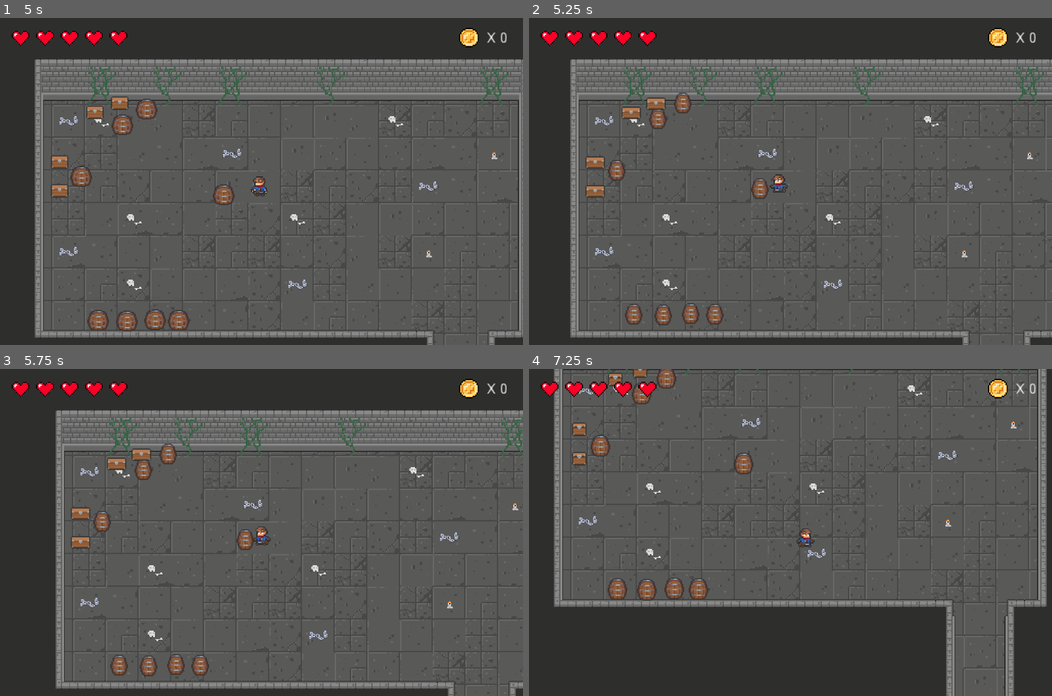
Above: before the commit, frames 1-4 (two rows, left to right).
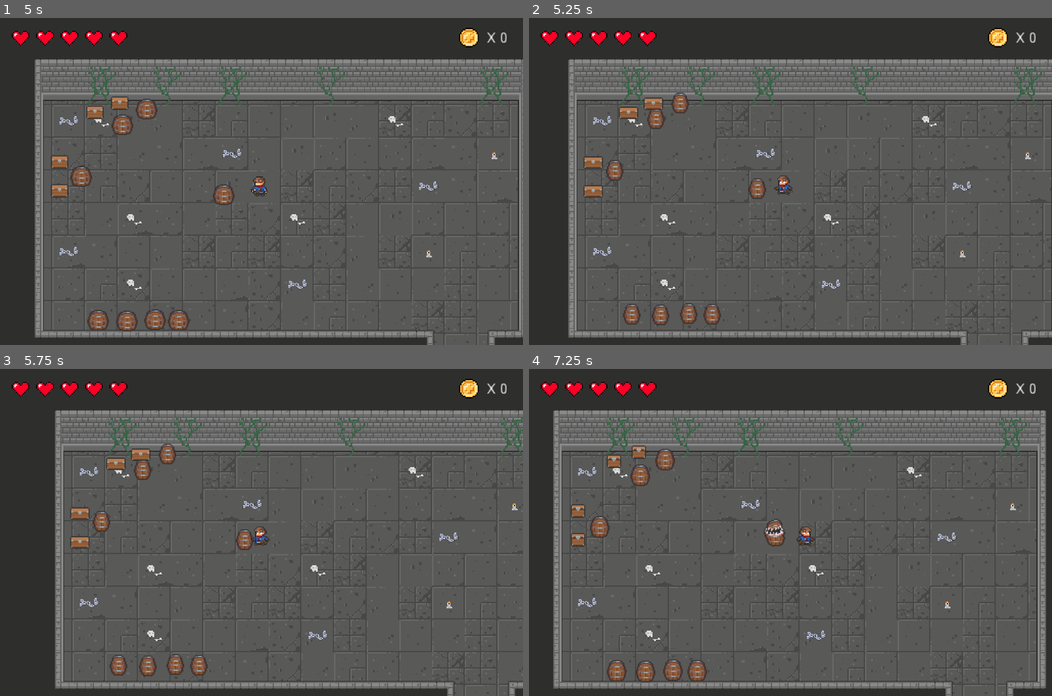
Above: after the commit, the same moments.

Repository: bandreetto/mimic-dungeon
Game: Godot game, scene res://scenes/main/main.tscn
The game is run twice, just before and just after one commit, with the same random seed, the same clock (stepped at 60 frames per second) and the same inputs.
Inputs (mouse positions are in pixels of both pictures, inside the frame that each line leads up to):
- Up to frame 1 (5 s): tap Enter at 0.5, 2, 3.5 s; hold Right (ui_right) 0.53-1.28 s; hold E (attack2, bound only after the commit) 0.53-1.28 s; tap Space (ui_select) at 0.77, 1.07, 1.25, 1.52, 1.55, 1.82, 3.02, 3.32, 3.77, 3.8, 4.07 s; tap R (attack3, bound only after the commit) at 0.8, 1.35, 3.05 s; hold Down (ui_down) 1.28-2.03 s; hold Right (ui_right) 2.03-2.78 s; hold Space (ui_select) 2.03-2.78 s; tap E (attack2, bound only after the commit) at 2.3, 2.85 s; hold Up (ui_up) 2.78-3.53 s; hold Left (ui_left) 3.53-4.25 s; hold R (attack3, bound only after the commit) 3.53-4.25 s; click (261, 240) at 4.25 s
- Up to frame 2 (5.25 s): hold Left (ui_left) from 5.03 s (still down); tap E (attack2, bound only after the commit) at 5.1 s
- Up to frame 3 (5.75 s): keep holding Left (ui_left); tap Space (ui_select) at 5.27, 5.57 s
- Up to frame 4 (7.25 s): release Left (ui_left) at 5.78 s; hold Down (ui_down) 5.78-6.53 s; hold R (attack3, bound only after the commit) 5.78-6.53 s; hold Right (ui_right) from 6.53 s (still down); tap Space (ui_select) at 6.6, 6.77, 7.07 s

Frame 1 is identical in both runs. In frame 2, 6.4% of the frame differs, in the area x 7-100%, y 12-100%; in frame 3, 3.3%; in frame 4, 41%, in the area x 4-99%, y 0-100%.

Commit message:
Add new attacks

Diff:
--- a/project.godot
+++ b/project.godot
@@ -62,6 +62,16 @@
 , Object(InputEventKey,"resource_local_to_scene":false,"resource_name":"","device":0,"alt":false,"shift":false,"control":false,"meta":false,"command":false,"pressed":false,"scancode":83,"unicode":0,"echo":false,"script":null)
  ]
 }
+attack2={
+"deadzone": 0.5,
+"events": [ Object(InputEventKey,"resource_local_to_scene":false,"resource_name":"","device":0,"alt":false,"shift":false,"control":false,"meta":false,"command":false,"pressed":false,"scancode":69,"unicode":0,"echo":false,"script":null)
+ ]
+}
+attack3={
+"deadzone": 0.5,
+"events": [ Object(InputEventKey,"resource_local_to_scene":false,"resource_name":"","device":0,"alt":false,"shift":false,"control":false,"meta":false,"command":false,"pressed":false,"scancode":82,"unicode":0,"echo":false,"script":null)
+ ]
+}
 
 [layer_names]
 
--- a/scenes/mimic/mimic2/mimic2.tscn
+++ b/scenes/mimic/mimic2/mimic2.tscn
@@ -28,7 +28,7 @@
 scale = Vector2( 1.3477, 1.21989 )
 frames = ExtResource( 1 )
 animation = "attack"
-frame = 3
+frame = 1
 playing = true
 
 [node name="CollisionShape2D" type="CollisionShape2D" parent="."]
--- a/scenes/player/player.gd
+++ b/scenes/player/player.gd
@@ -20,10 +20,16 @@
 	swordHitbox.knockback_vector = Vector2.ZERO
 
 func _physics_process(delta):
-	if Input.is_action_just_released("ui_select"):
-		$Sprite/Swordhit/SwordCollision.set_deferred("disabled", true)
-	if Input.is_action_pressed("ui_select"):
-		animationPlayer.play("attack1")
+	reset_collisions()
+
+	if process_attacks():
+		if Input.is_action_pressed("ui_select"):
+			print("attack1")
+			animationPlayer.play("attack1")
+		if Input.is_action_pressed("attack2"):
+			animationPlayer.play("attack2")
+		if Input.is_action_pressed("attack3"):
+			animationPlayer.play("attack3")
 	else:
 		if Input.is_action_pressed("ui_up"):
 			velocity.y = -SPEED
@@ -62,6 +68,17 @@
 	instance.global_position = (global_position + Vector2(5,5))
 	main.add_child(instance)
 
+func process_attacks():
+	if Input.is_action_pressed("ui_select") or Input.is_action_pressed("attack2") or Input.is_action_pressed("attack3"):
+		return true
+	return false
+
+func reset_collisions():
+	if Input.is_action_just_released("ui_select") or Input.is_action_just_released("attack2") or Input.is_action_just_released("attack3"):
+		$Sprite/Swordhit/attack1.set_deferred("disabled", true)
+		$Sprite/Swordhit/attack2.set_deferred("disabled", true)
+		$Sprite/Swordhit/attack3.set_deferred("disabled", true)
+
 func _on_hurtbox_area_entered(area):
 	stats.health -= 1
 	hurtBox.start_invincibility(1)
--- a/scenes/player/player.tscn
+++ b/scenes/player/player.tscn
@@ -1,14 +1,13 @@
-[gd_scene load_steps=12 format=2]
+[gd_scene load_steps=13 format=2]
 
 [ext_resource path="res://scenes/player/player.gd" type="Script" id=1]
 [ext_resource path="res://assets/player/adventurer-sprite-sheet.png" type="Texture" id=2]
 [ext_resource path="res://scenes/player/Swordhit.gd" type="Script" id=3]
 [ext_resource path="res://scenes/effects/damage/hurtbox/hurtbox.tscn" type="PackedScene" id=4]
 [ext_resource path="res://assets/sounds/swordSwing.wav" type="AudioStream" id=5]
-[ext_resource path="res://assets/sounds/running.wav" type="AudioStream" id=6]
-
-[sub_resource type="RectangleShape2D" id=1]
-extents = Vector2( 7.29937, 12.0038 )
+
+[sub_resource type="RectangleShape2D" id=8]
+extents = Vector2( 11.575, 9.31774 )
 
 [sub_resource type="CapsuleShape2D" id=2]
 radius = 4.83766
@@ -30,7 +29,7 @@
 "values": [ 27, 28, 29, 30, 31, 32, 33 ]
 }
 tracks/1/type = "value"
-tracks/1/path = NodePath("Sprite/Swordhit/SwordCollision:disabled")
+tracks/1/path = NodePath("Sprite/Swordhit/attack1:disabled")
 tracks/1/interp = 1
 tracks/1/loop_wrap = true
 tracks/1/imported = false
@@ -60,6 +59,100 @@
 "times": PoolRealArray( 0.1, 0.2 )
 }
 
+[sub_resource type="Animation" id=6]
+resource_name = "attack2"
+tracks/0/type = "value"
+tracks/0/path = NodePath("Sprite:frame")
+tracks/0/interp = 1
+tracks/0/loop_wrap = true
+tracks/0/imported = false
+tracks/0/enabled = true
+tracks/0/keys = {
+"times": PoolRealArray( 0, 0.1, 0.2, 0.3, 0.4, 0.5, 0.6, 0.7 ),
+"transitions": PoolRealArray( 1, 1, 1, 1, 1, 1, 1, 1 ),
+"update": 1,
+"values": [ 52, 53, 54, 55, 56, 57, 58, 59 ]
+}
+tracks/1/type = "audio"
+tracks/1/path = NodePath("AudioStreamPlayer")
+tracks/1/interp = 1
+tracks/1/loop_wrap = true
+tracks/1/imported = false
+tracks/1/enabled = true
+tracks/1/keys = {
+"clips": [ {
+"end_offset": 0.0,
+"start_offset": 0.0,
+"stream": ExtResource( 5 )
+}, {
+"end_offset": 0.0,
+"start_offset": 0.0,
+"stream": null
+} ],
+"times": PoolRealArray( 0.1, 0.4 )
+}
+tracks/2/type = "value"
+tracks/2/path = NodePath("Sprite/Swordhit/attack2:disabled")
+tracks/2/interp = 1
+tracks/2/loop_wrap = true
+tracks/2/imported = false
+tracks/2/enabled = true
+tracks/2/keys = {
+"times": PoolRealArray( 0, 0.1, 0.2, 0.3, 0.4, 0.5, 0.8 ),
+"transitions": PoolRealArray( 1, 1, 1, 1, 1, 1, 1 ),
+"update": 1,
+"values": [ true, false, false, false, false, true, true ]
+}
+
+[sub_resource type="Animation" id=7]
+resource_name = "attack3"
+tracks/0/type = "value"
+tracks/0/path = NodePath("Sprite:frame")
+tracks/0/interp = 1
+tracks/0/loop_wrap = true
+tracks/0/imported = false
+tracks/0/enabled = true
+tracks/0/keys = {
+"times": PoolRealArray( 0, 0.1, 0.2, 0.3, 0.4, 0.5, 0.6, 0.7 ),
+"transitions": PoolRealArray( 1, 1, 1, 1, 1, 1, 1, 1 ),
+"update": 1,
+"values": [ 39, 40, 41, 42, 43, 44, 45, 46 ]
+}
+tracks/1/type = "audio"
+tracks/1/path = NodePath("AudioStreamPlayer")
+tracks/1/interp = 1
+tracks/1/loop_wrap = true
+tracks/1/imported = false
+tracks/1/enabled = true
+tracks/1/keys = {
+"clips": [ {
+"end_offset": 0.0,
+"start_offset": 0.0,
+"stream": null
+}, {
+"end_offset": 0.0,
+"start_offset": 0.0,
+"stream": ExtResource( 5 )
+}, {
+"end_offset": 0.0,
+"start_offset": 0.0,
+"stream": null
+} ],
+"times": PoolRealArray( -0.1, 0.1, 0.4 )
+}
+tracks/2/type = "value"
+tracks/2/path = NodePath("Sprite/Swordhit/attack3:disabled")
+tracks/2/interp = 1
+tracks/2/loop_wrap = true
+tracks/2/imported = false
+tracks/2/enabled = true
+tracks/2/keys = {
+"times": PoolRealArray( 0, 0.1, 0.4, 0.5, 0.8 ),
+"transitions": PoolRealArray( 1, 1, 1, 1, 1 ),
+"update": 1,
+"values": [ true, false, false, true, true ]
+}
+
 [sub_resource type="Animation" id=4]
 resource_name = "idle"
 length = 1.3
@@ -112,7 +205,7 @@
 texture = ExtResource( 2 )
 vframes = 16
 hframes = 13
-frame = 13
+frame = 40
 
 [node name="Swordhit" type="Area2D" parent="Sprite"]
 scale = Vector2( 0.993217, 0.947333 )
@@ -120,9 +213,19 @@
 collision_mask = 40
 script = ExtResource( 3 )
 
-[node name="SwordCollision" type="CollisionShape2D" parent="Sprite/Swordhit"]
-position = Vector2( 12.1737, 5.24408 )
-shape = SubResource( 1 )
+[node name="attack1" type="CollisionShape2D" parent="Sprite/Swordhit"]
+position = Vector2( 5.04628, 6.24041 )
+shape = SubResource( 8 )
+disabled = true
+
+[node name="attack2" type="CollisionPolygon2D" parent="Sprite/Swordhit"]
+scale = Vector2( 1, 1 )
+build_mode = 1
+polygon = PoolVector2Array( -5.47366, 15.3551, 17.743, 14.9374, 25.0888, 3.97739, 4.26712, 3.39894 )
+disabled = true
+
+[node name="attack3" type="CollisionPolygon2D" parent="Sprite/Swordhit"]
+polygon = PoolVector2Array( -9.66263, 23.2314, -4.01199, 25.6012, 14.9176, 14.9374, 21.1333, 5.16226, 31.8696, -10.5372, 7.00675, -7.27883, -8.79978, 13.8606 )
 disabled = true
 
 [node name="CollisionShape2D" type="CollisionShape2D" parent="."]
@@ -133,6 +236,8 @@
 [node name="AnimationPlayer" type="AnimationPlayer" parent="."]
 autoplay = "idle"
 anims/attack1 = SubResource( 3 )
+anims/attack2 = SubResource( 6 )
+anims/attack3 = SubResource( 7 )
 anims/idle = SubResource( 4 )
 anims/walk = SubResource( 5 )
 
@@ -145,7 +250,7 @@
 position = Vector2( 0.341215, 1.49796 )
 
 [node name="AudioStreamPlayer" type="AudioStreamPlayer" parent="."]
-stream = ExtResource( 6 )
+stream = ExtResource( 5 )
 [connection signal="area_entered" from="hurtbox" to="." method="_on_hurtbox_area_entered"]
 
 [editable path="hurtbox"]
